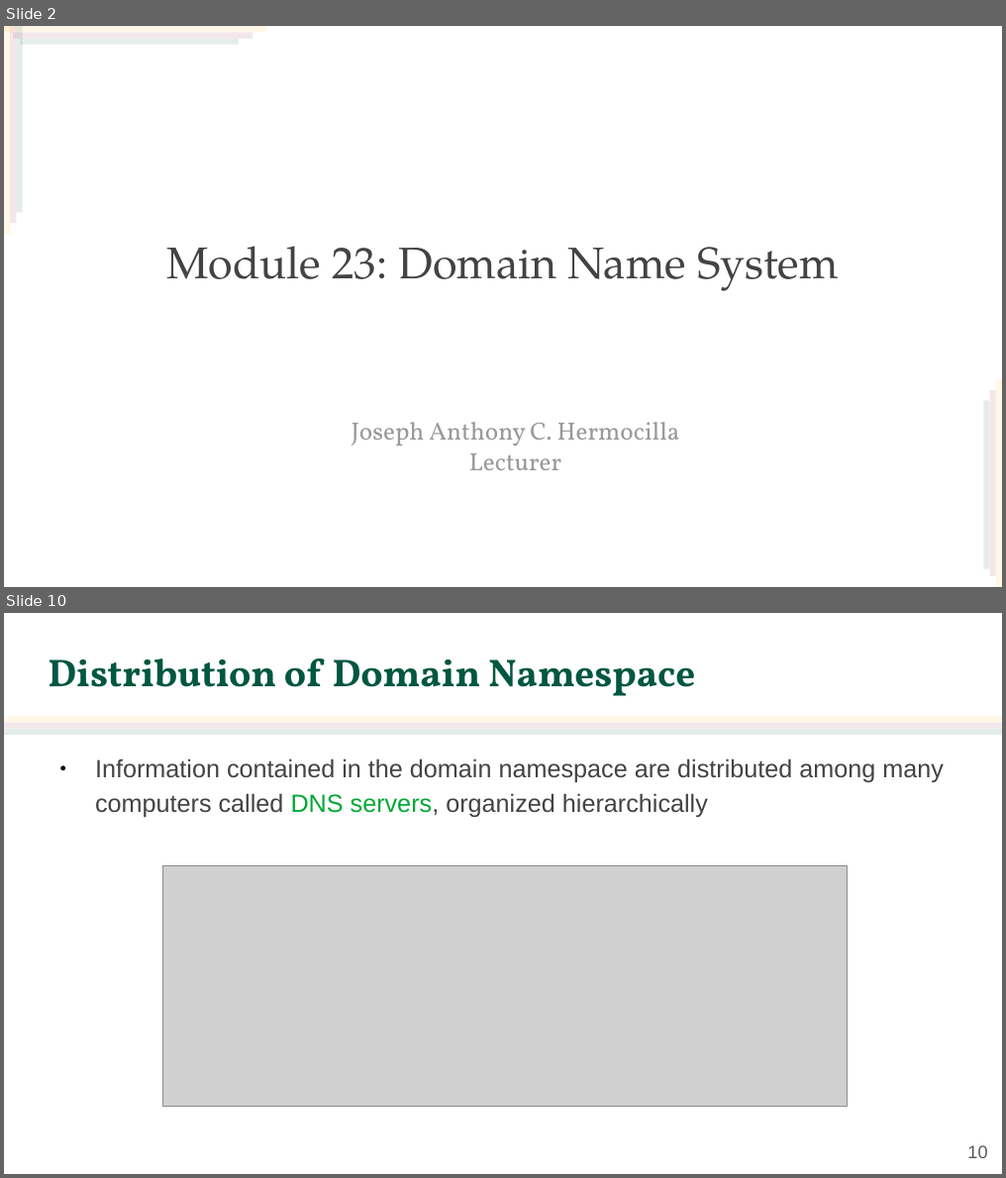
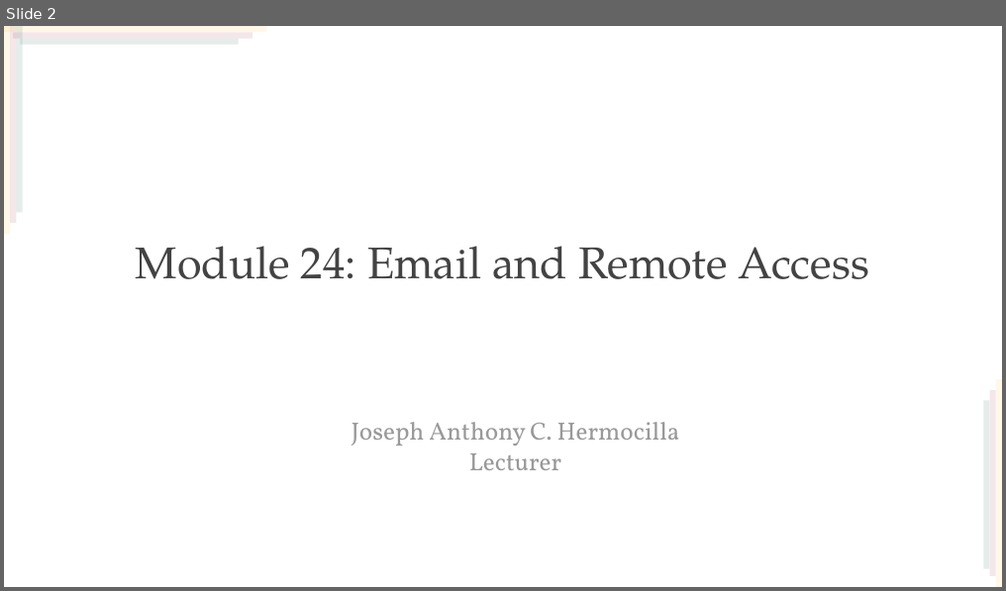
Before and after one commit to jachermocilla/extra-course-materials, a slide deck: cmsc137/slides-rsm/CMSC 137 - 24 - Email and Remote Access.odp. Shown one above the other, each under a label of ours: slides 2 and 10 before the commit, slide 2 after it; the slides between them are not shown. The pictures are 1006x1178 and 1006x591 pixels, drawn with LibreOffice and Linux fonts; fonts in the diff are those of the drawing; grey boxes stand for pictures; background and template pictures are left out. Boxes give left, top, right and bottom in pixels: in the first picture for what was removed or moved away, otherwise in the second. Text is boxed around its words. In the diff, an @@ line names an element or a change of style, - is before the commit and + after.

```diff
--- a/cmsc137/slides-rsm/CMSC 137 - 24 - Email and Remote Access.odp
+++ b/cmsc137/slides-rsm/CMSC 137 - 24 - Email and Remote Access.odp
@@ slide 10 removed at [4, 613, 1002, 1174], background #FFFFFF @@
@@ title removed at [48, 659, 695, 696] @@
-Distribution of Domain Namespace
@@ rectangle removed at [4, 723, 1002, 729] @@
@@ rectangle removed at [4, 729, 1002, 735] @@
@@ rectangle removed at [4, 717, 1002, 723] @@
@@ text removed at [95, 759, 944, 818] @@
-● Information contained in the domain namespace are distributed among many computers called DNS servers, organized hierarchically
@@ picture removed at [162, 865, 846, 1107] @@
@@ page number removed at [967, 1146, 987, 1158] @@
-10
@@ slide 2 changed as well @@
@@ title at [136, 246, 870, 279]: text changed @@
-Module 23: Domain Name System
+Module 24: Email and Remote Access
```
Also in this commit, not shown: 1 other slide changed, 1 slide added, 32 other slides removed, 2 other files.
